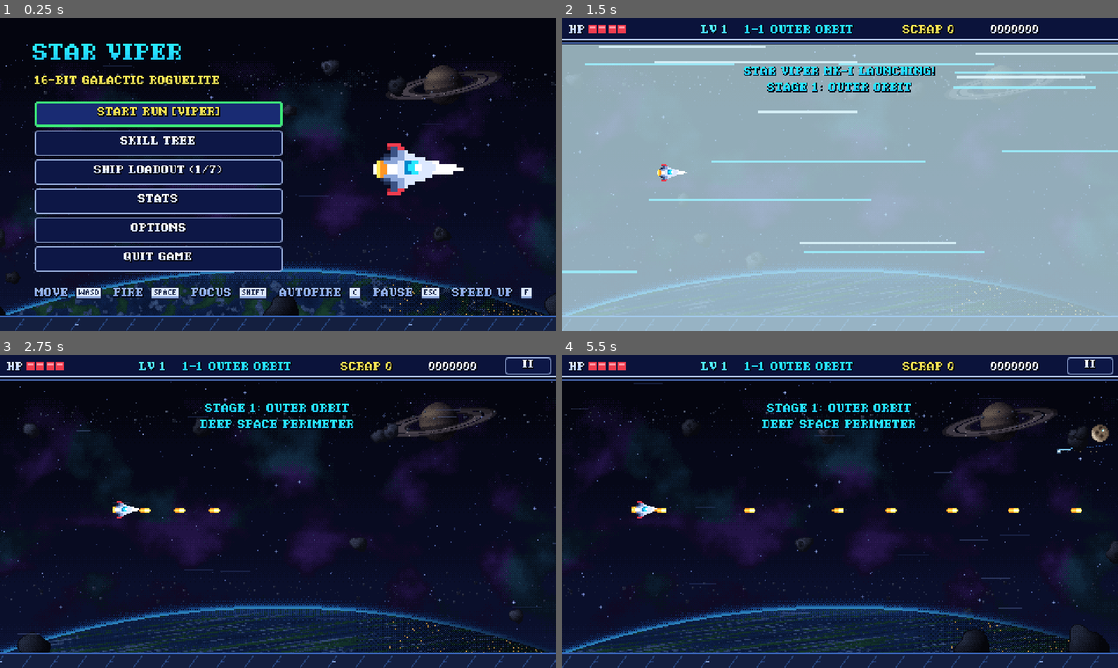
Above: before the commit, frames 1-4 (two rows, left to right).
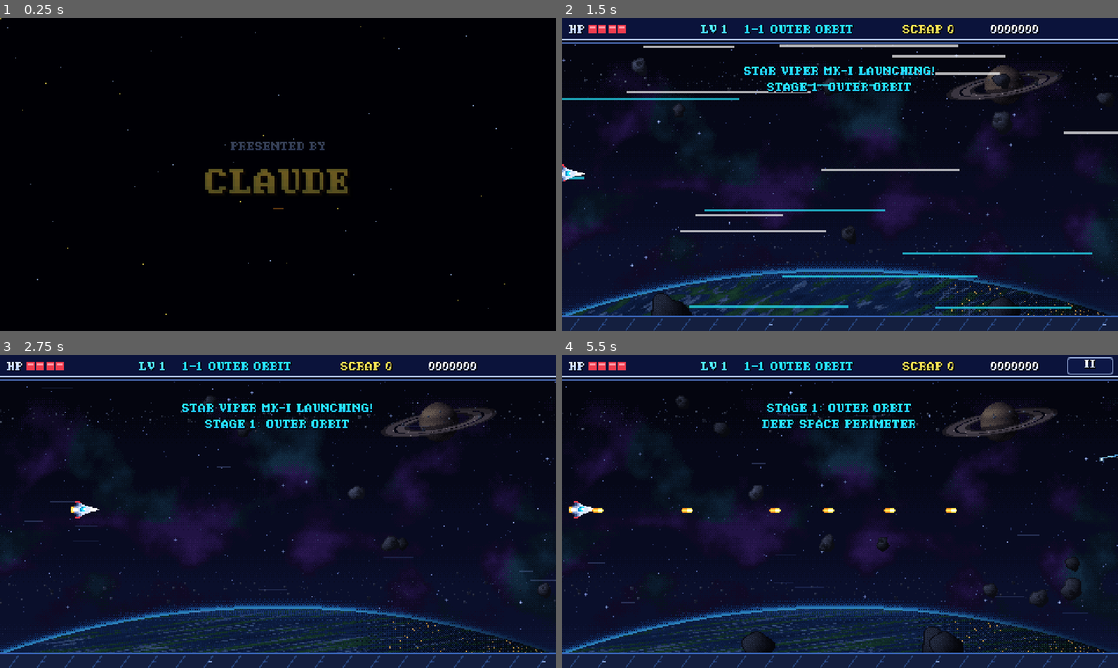
Above: after the commit, the same moments.

Repository: mwgit993/spacegame
Game: Godot game, scene res://scenes/main.tscn
Same seed, same stepped clock (60 frames per second), same inputs: the game is played once before the commit and once after it.
Inputs (mouse positions are in pixels of both pictures, inside the frame that each line leads up to):
- Up to frame 1 (0.25 s): no input
- Up to frame 2 (1.5 s): click "START RUN [VIPER]" at 0.5 s; click (723, 115) at 1.25 s, where only the run after the commit has a clickable "START RUN [VIPER]"
- Up to frame 3 (2.75 s): tap Enter at 2 s; move the mouse to (400, 495) at 2.02 s; hold Right (ui_right) from 2.03 s (still down); hold Space from 2.03 s (still down); click (400, 495) at 2.17 s
- Up to frame 4 (5.5 s): release Right (ui_right) at 2.75 s; release Space at 2.75 s; drag from (728, 527) to (812, 574) at 2.77 s; move the mouse to (895, 442) at 3.52 s; hold Right (ui_right) 3.53-4.25 s; hold Space 3.53-4.25 s; tap P at 3.6 s; click (895, 442) at 3.67 s; drag from (812, 574) to (706, 511) at 4.27 s; move the mouse to (1006, 558) at 5.02 s; hold Left (ui_left) from 5.03 s (still down); hold Space from 5.03 s (still down); tap Enter at 5.1 s; click (1006, 558) at 5.17 s

The runs differ from the first frame. In frame 1, 68% of the frame differs, in the area x 0-100%, y 0-100%; in frame 2, 90%, in the area x 0-100%, y 8-100%; in frame 3, 6.2%; in frame 4, 6.5%.

Commit message:
Add an intro splash screen ("Presented by Claude", a placeholder)
Matt: "add an intro splash screen, can currently be a placeholder since I don't
have a developer name yet, can just make it a presented by claude".

On launch, a starfield with PRESENTED BY / CLAUDE fades in, holds, then the text
fades and the title screen shows through (about 3 s). Any key, click, tap or
gamepad button skips it. It sits on its own CanvasLayer, so the title screen is
ready underneath. The smoke test checks it opens and that a key press skips it.

Co-Authored-By: Claude Opus 5.5 <noreply@anthropic.com>
Claude-Session: https://claude.ai/code/session_01QzWfS8HhLXZgxrKCXtHNUQ

Diff:
--- a/scripts/main.gd
+++ b/scripts/main.gd
@@ -549,12 +549,101 @@
 	_build_world()
 	_build_ui()
 	_enter_title()
+	_build_splash()
 	if OS.get_cmdline_user_args().has("--smoke-test"):
 		_run_smoke_test()
 
 
+# --- Intro splash ("PRESENTED BY CLAUDE", a placeholder until there's a studio name) ---------
+# Drawn on its own CanvasLayer above everything while the title screen sets up behind it.
+# Any key, click, tap or gamepad button skips it.
+const SPLASH_IN: float = 0.7
+const SPLASH_HOLD: float = 1.8
+const SPLASH_OUT: float = 0.7
+var _splash_layer: CanvasLayer
+var _splash_root: Control
+var _splash_t: float = -1.0 # < 0 = not showing
+
+
+func _build_splash() -> void:
+	_splash_layer = CanvasLayer.new()
+	_splash_layer.layer = 100
+	add_child(_splash_layer)
+	_splash_root = Control.new()
+	_splash_root.set_anchors_preset(Control.PRESET_FULL_RECT)
+	_splash_root.mouse_filter = Control.MOUSE_FILTER_STOP
+	_splash_root.gui_input.connect(func(ev: InputEvent) -> void:
+		if (ev is InputEventMouseButton and (ev as InputEventMouseButton).pressed) or (ev is InputEventScreenTouch and (ev as InputEventScreenTouch).pressed):
+			_end_splash()
+	)
+	_splash_root.draw.connect(_draw_splash)
+	_splash_layer.add_child(_splash_root)
+	_splash_t = 0.0
+
+
+func _splash_showing() -> bool:
+	return _splash_t >= 0.0
+
+
+func _end_splash() -> void:
+	if _splash_t < 0.0:
+		return
+	_splash_t = -1.0
+	_splash_layer.visible = false
+	_splash_root.mouse_filter = Control.MOUSE_FILTER_IGNORE
+
+
+func _update_splash(delta: float) -> void:
+	if _splash_t < 0.0:
+		return
+	_splash_t += delta
+	if _splash_t >= SPLASH_IN + SPLASH_HOLD + SPLASH_OUT:
+		_end_splash()
+		return
+	_splash_root.queue_redraw()
+
+
+func _draw_splash() -> void:
+	var t: float = _splash_t
+	# Background stays black until the fade-out, then lets the title show through.
+	var bg_a: float = 1.0 - clampf((t - SPLASH_IN - SPLASH_HOLD) / SPLASH_OUT, 0.0, 1.0)
+	# The text fades out first (end of the hold), so it never ghosts over the title behind.
+	var txt_a: float = clampf(t / SPLASH_IN, 0.0, 1.0) * clampf((SPLASH_IN + SPLASH_HOLD + 0.1 - t) / 0.5, 0.0, 1.0)
+	_splash_root.draw_rect(Rect2(0.0, 0.0, 480.0, 270.0), Color(0.0, 0.0, 0.02, bg_a))
+	# A few twinkling stars.
+	for i: int in range(48):
+		var sx: float = fmod(float(i) * 97.31, 480.0)
+		var sy: float = fmod(float(i) * 53.77 + float(i * i) * 0.37, 270.0)
+		var tw: float = 0.35 + 0.65 * absf(sin(t * 2.2 + float(i) * 1.7))
+		var sc: Color = Color("#9ab6e8") if i % 3 != 0 else Color("#ffe854")
+		_splash_root.draw_rect(Rect2(floorf(sx), floorf(sy), 1.0, 1.0), Color(sc.r, sc.g, sc.b, tw * bg_a * 0.8))
+	var font: Font = PixelArt.ui_font if PixelArt.ui_font != null else ThemeDB.fallback_font
+	var top: String = "PRESENTED BY"
+	var name_txt: String = "CLAUDE"
+	var w1: float = font.get_string_size(top, HORIZONTAL_ALIGNMENT_LEFT, -1, FONT_SZ).x
+	var w2: float = font.get_string_size(name_txt, HORIZONTAL_ALIGNMENT_LEFT, -1, FONT_SZ * 3).x
+	var rise: float = (1.0 - clampf(t / SPLASH_IN, 0.0, 1.0)) * 6.0
+	_splash_root.draw_string(font, Vector2(round((480.0 - w1) * 0.5), 112.0 + rise), top, HORIZONTAL_ALIGNMENT_LEFT, -1, FONT_SZ, Color(0.6, 0.71, 0.91, txt_a))
+	var y2: float = 150.0 + rise
+	_splash_root.draw_string(font, Vector2(round((480.0 - w2) * 0.5) + 2.0, y2 + 2.0), name_txt, HORIZONTAL_ALIGNMENT_LEFT, -1, FONT_SZ * 3, Color(0.24, 0.1, 0.0, txt_a))
+	_splash_root.draw_string(font, Vector2(round((480.0 - w2) * 0.5), y2), name_txt, HORIZONTAL_ALIGNMENT_LEFT, -1, FONT_SZ * 3, Color(1.0, 0.91, 0.33, txt_a))
+	var line_w: float = w2 * clampf((t - 0.2) / SPLASH_IN, 0.0, 1.0)
+	_splash_root.draw_rect(Rect2(round((480.0 - line_w) * 0.5), y2 + 10.0, line_w, 1.0), Color(1.0, 0.59, 0.14, txt_a))
+
+
 func _run_smoke_test() -> void:
 	var smoke_ok: bool = true
+	if not _splash_showing():
+		push_error("SMOKE: the intro splash did not open at startup")
+		smoke_ok = false
+	_update_splash(1.0)
+	var skip_key: InputEventKey = InputEventKey.new()
+	skip_key.pressed = true
+	skip_key.physical_keycode = KEY_SPACE
+	_unhandled_input(skip_key)
+	if _splash_showing() or _splash_layer.visible:
+		push_error("SMOKE: a key press did not skip the intro splash")
+		smoke_ok = false
 	_enter_stats()
 	_enter_options()
 	if not _smoke_check_input_prompts():
@@ -3662,6 +3751,7 @@
 
 
 func _process(delta: float) -> void:
+	_update_splash(delta)
 	_update_speed_up(Input.is_physical_key_pressed(KEY_F), _read_speed_trigger())
 
 	if state != State.PAUSED and _banner_timer > 0.0:
@@ -3789,6 +3879,12 @@
 
 
 func _unhandled_input(event: InputEvent) -> void:
+	if _splash_showing():
+		var skip: bool = (event is InputEventKey and (event as InputEventKey).pressed) or (event is InputEventJoypadButton and (event as InputEventJoypadButton).pressed)
+		if skip:
+			_end_splash()
+			get_viewport().set_input_as_handled()
+		return
 	if event is InputEventJoypadButton:
 		var jb: InputEventJoypadButton = event as InputEventJoypadButton
 		if not jb.pressed:
